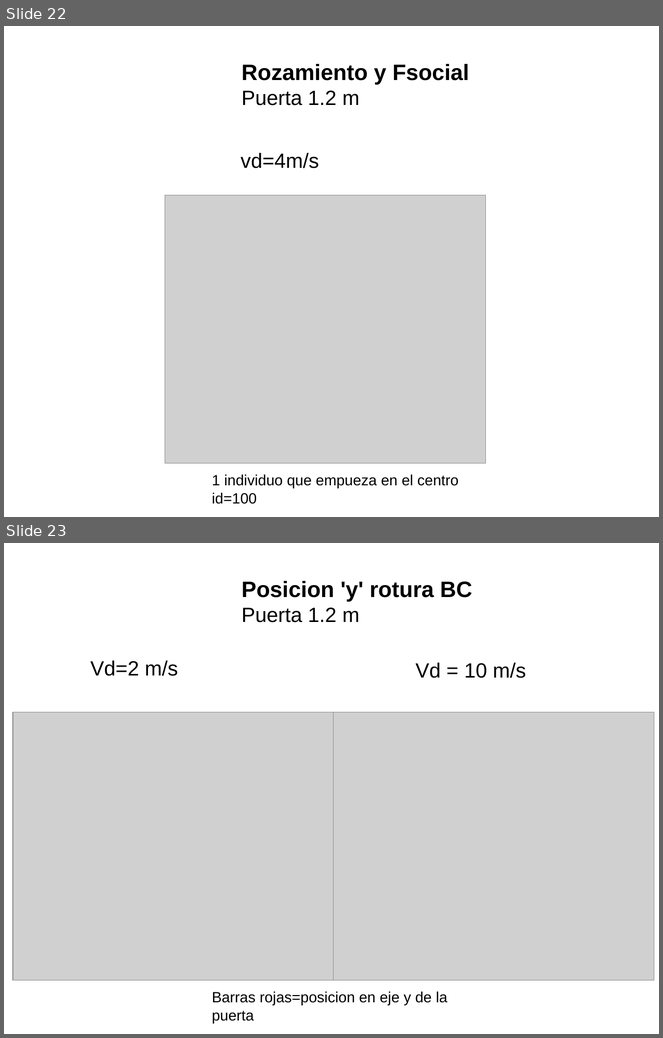
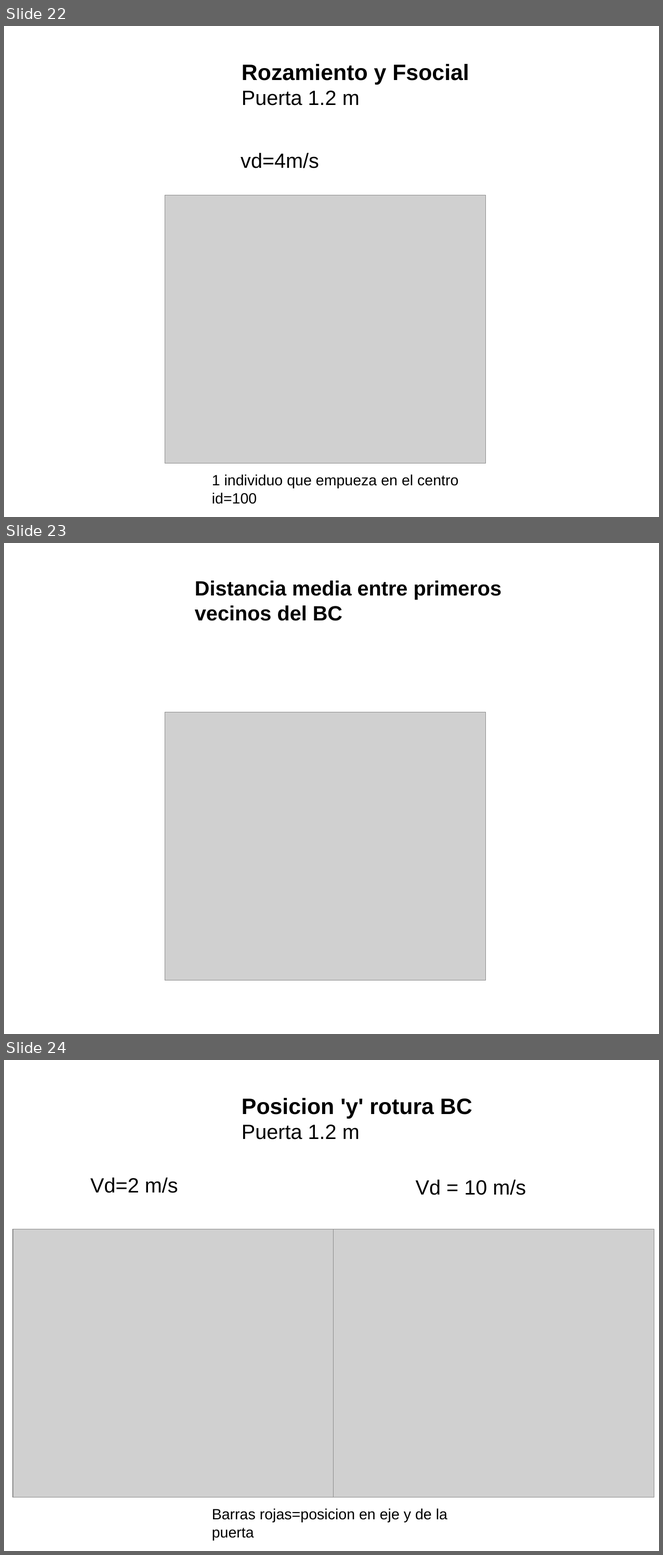
Before and after one commit to ignaciosticco/super_ath, a slide deck: present_superath1.odp. Shown one above the other, each under a label of ours: slides 22 and 23 before the commit, slides 22, 23 and 24 after it. The pictures are 663x1038 and 663x1555 pixels, drawn with LibreOffice and Linux fonts; fonts in the diff are those of the drawing; grey boxes stand for pictures. Boxes give left, top, right and bottom in pixels: in the first picture for what was removed or moved away, otherwise in the second. Text is boxed around its words. In the diff, an @@ line names an element or a change of style, - is before the commit and + after.

Commit message:
Nueva imagen en ppt

```diff
--- a/present_superath1.odp
+++ b/present_superath1.odp
@@ slide 23 added at [4,543,659,1034], background #FFFFFF @@
@@ text added at [195,580,502,621], 25 pt, text #000000, bold @@
+Distancia media entre primeros vecinos del BC
@@ picture added at [165,713,486,981] @@
@@ what was slide 23 is now slide 24 @@
```
Also in this commit, not shown: 1 other file.
